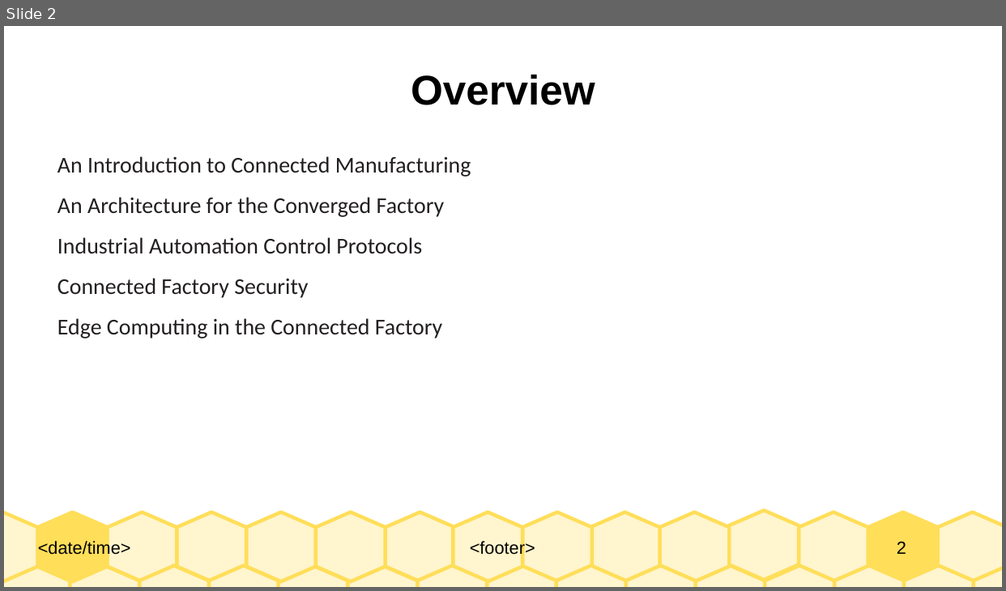
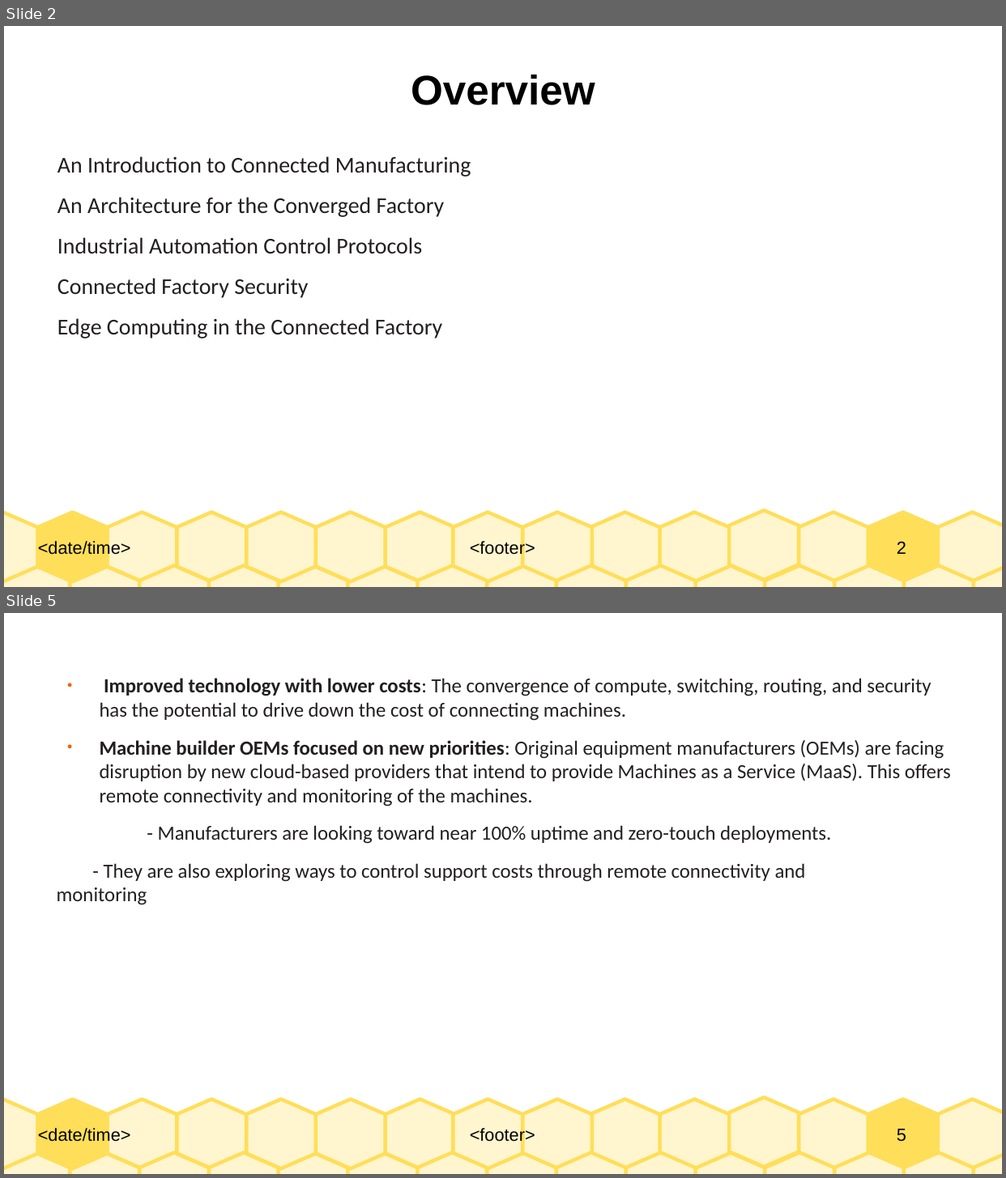
Before and after one commit to Dihfahsih1/Masters-Software-Engineering, a slide deck: yr-sem1/IoT/Chapter-9-slides.odp. Shown one above the other, each under a label of ours: slide 2 before the commit, slides 2 and 5 after it; the slides between them are not shown. The pictures are 1006x591 and 1006x1178 pixels, drawn with LibreOffice and Linux fonts; fonts in the diff are those of the drawing. Boxes give left, top, right and bottom in pixels: in the first picture for what was removed or moved away, otherwise in the second. Text is boxed around its words. In the diff, an @@ line names an element or a change of style, - is before the commit and + after.

```diff
--- a/yr-sem1/IoT/Chapter-9-slides.odp
+++ b/yr-sem1/IoT/Chapter-9-slides.odp
@@ slide 5 added at [4,613,1002,1174], background #FFFFFF; not listed: 33 template elements that a slide beside it also shows @@
@@ text added at [57,678,951,905], 16 pt, text #231F20 @@
+● Improved technology with lower costs: The convergence of compute, switching, routing, and security has the potential to drive down the cost of connecting machines.
+● Machine builder OEMs focused on new priorities: Original equipment manufacturers (OEMs) are facing disruption by new cloud-based providers that intend to provide Machines as a Service (MaaS). This offers remote connectivity and monitoring of the machines.
+- Manufacturers are looking toward near 100% uptime and zero-touch deployments.
+- They are also exploring ways to control support costs through remote connectivity and monitoring
```
Also in this commit, not shown: 1 slide changed, 18 other slides added, 6 other files.
